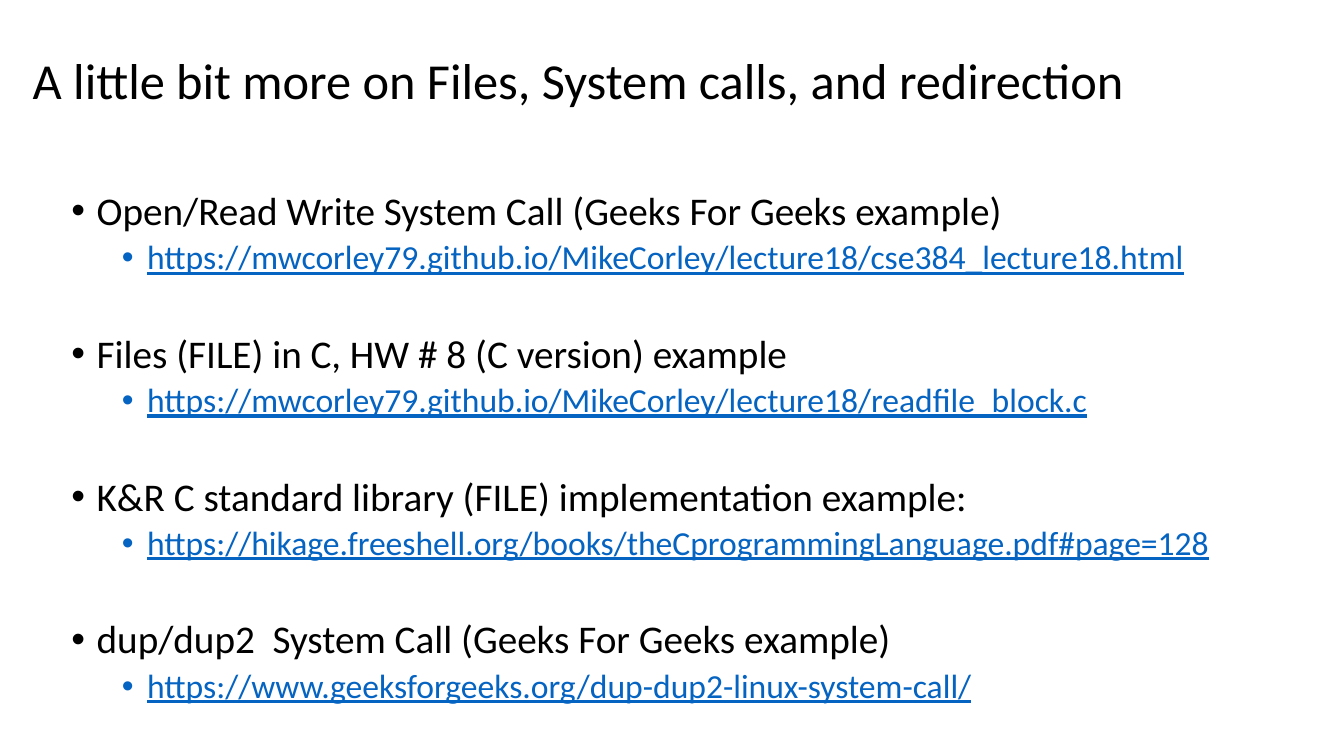
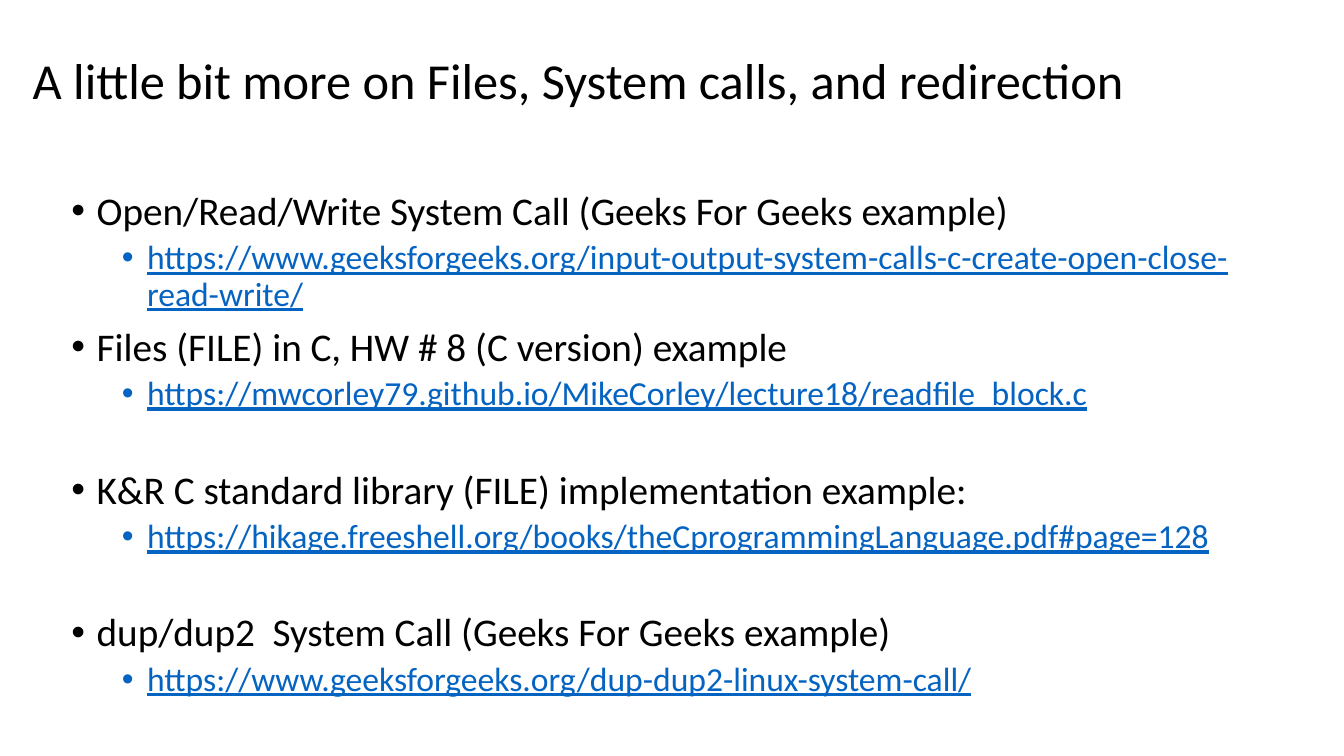
Before and after one commit to mwcorley79/MikeCorley, a slide deck: slide 2 of lecture19/CSE384Lecture19.pptx. Drawn at 1344x756 pixels with LibreOffice and Linux fonts; fonts in the diff are those of the drawing. Boxes give left, top, right and bottom in pixels: in the first picture for what was removed or moved away, otherwise in the second. Text is boxed around its words. In the diff, an @@ line names an element or a change of style, - is before the commit and + after.

Commit message:
lecture 19 update

```diff
--- a/lecture19/CSE384Lecture19.pptx
+++ b/lecture19/CSE384Lecture19.pptx
@@ text at box(97, 196, 1227, 311): text changed @@
-• Open/Read Write System Call (Geeks For Geeks example)
-  • https://mwcorley79.github.io/MikeCorley/lecture18/cse384_lecture18.html
+• Open/Read/Write System Call (Geeks For Geeks example)
+  • https://www.geeksforgeeks.org/input-output-system-calls-c-create-open-close-read-write/
```
Also in this commit, not shown: 1 other slide changed, 3 other files.
